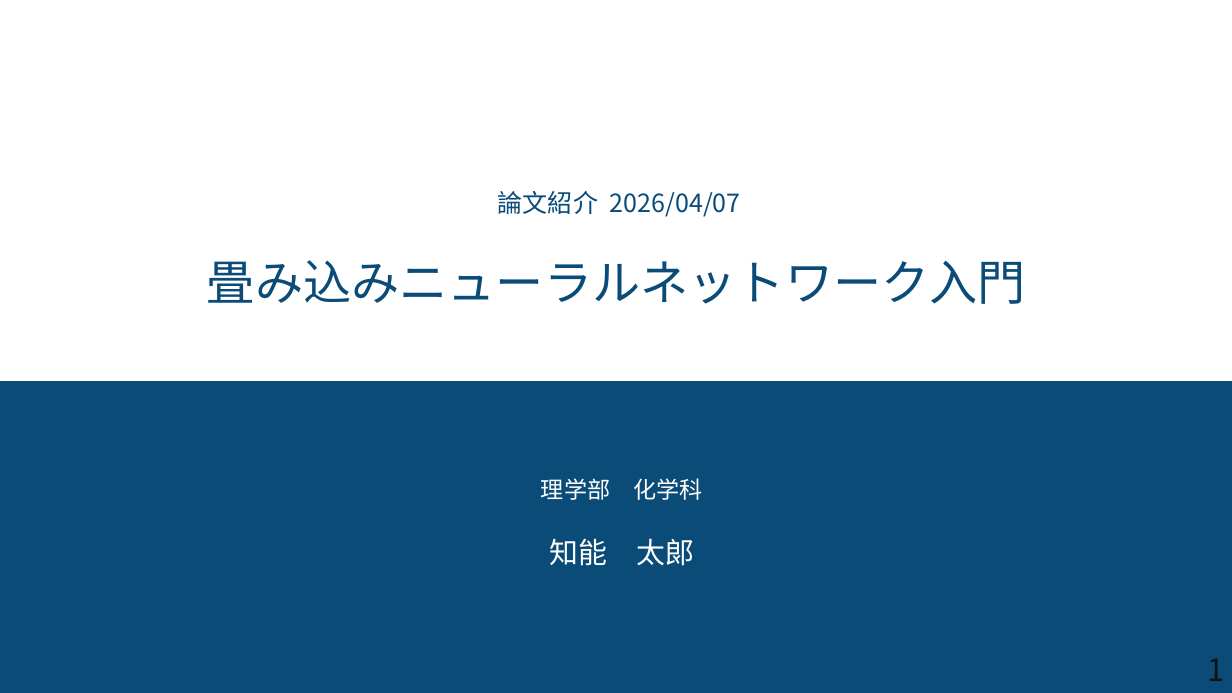
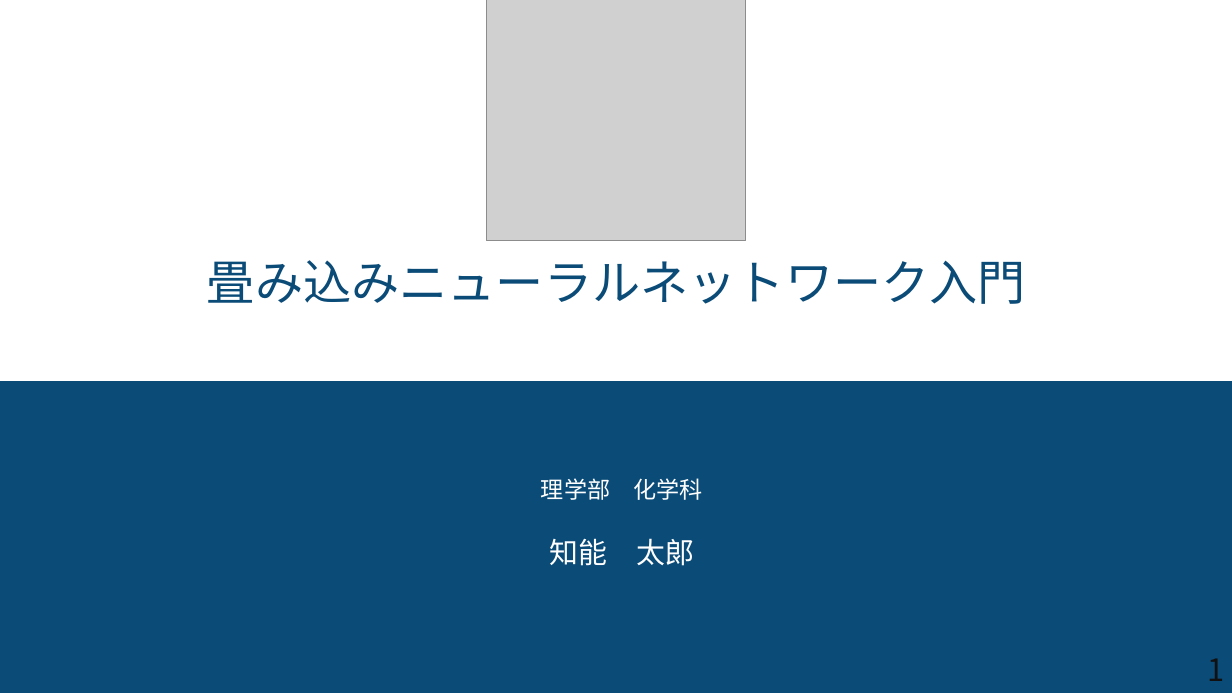
Before and after one commit to syarasyoujyu/create_presentation, a slide deck: slide 1 of data/CNN/step2.pptx. Drawn at 1232x693 pixels with LibreOffice and Linux fonts; fonts in the diff are those of the drawing; grey boxes stand for pictures. Boxes give left, top, right and bottom in pixels: in the first picture for what was removed or moved away, otherwise in the second. Text is boxed around its words. In the diff, an @@ line names an element or a change of style, - is before the commit and + after.

```diff
--- a/data/CNN/step2.pptx
+++ b/data/CNN/step2.pptx
@@ picture added at bbox=[486, 0, 746, 240] @@
@@ text removed at bbox=[498, 191, 741, 217] @@
-論文紹介 2026/04/07
```
Also in this commit, not shown: 11 other slides changed, 4 other files.
